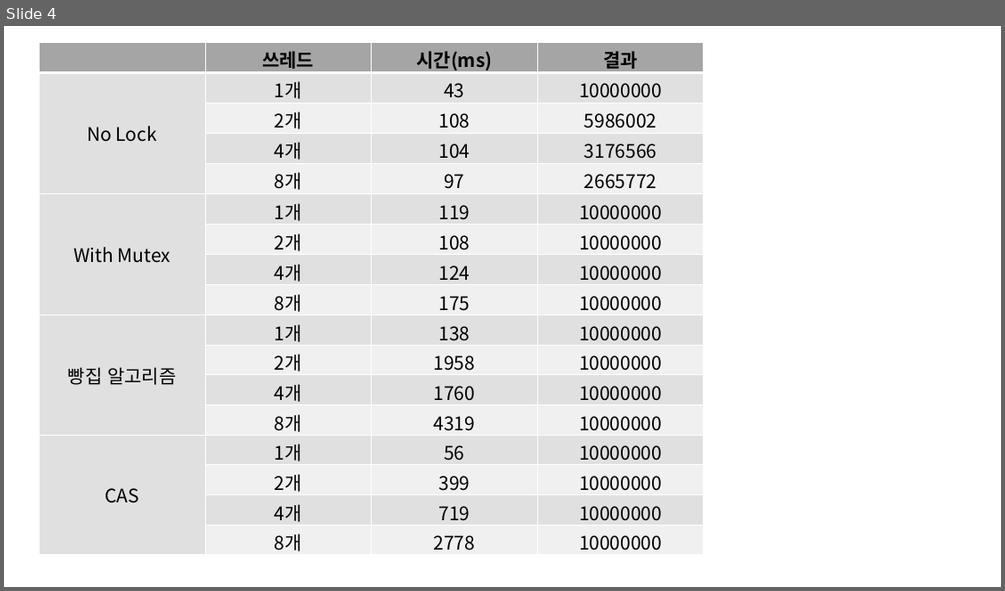
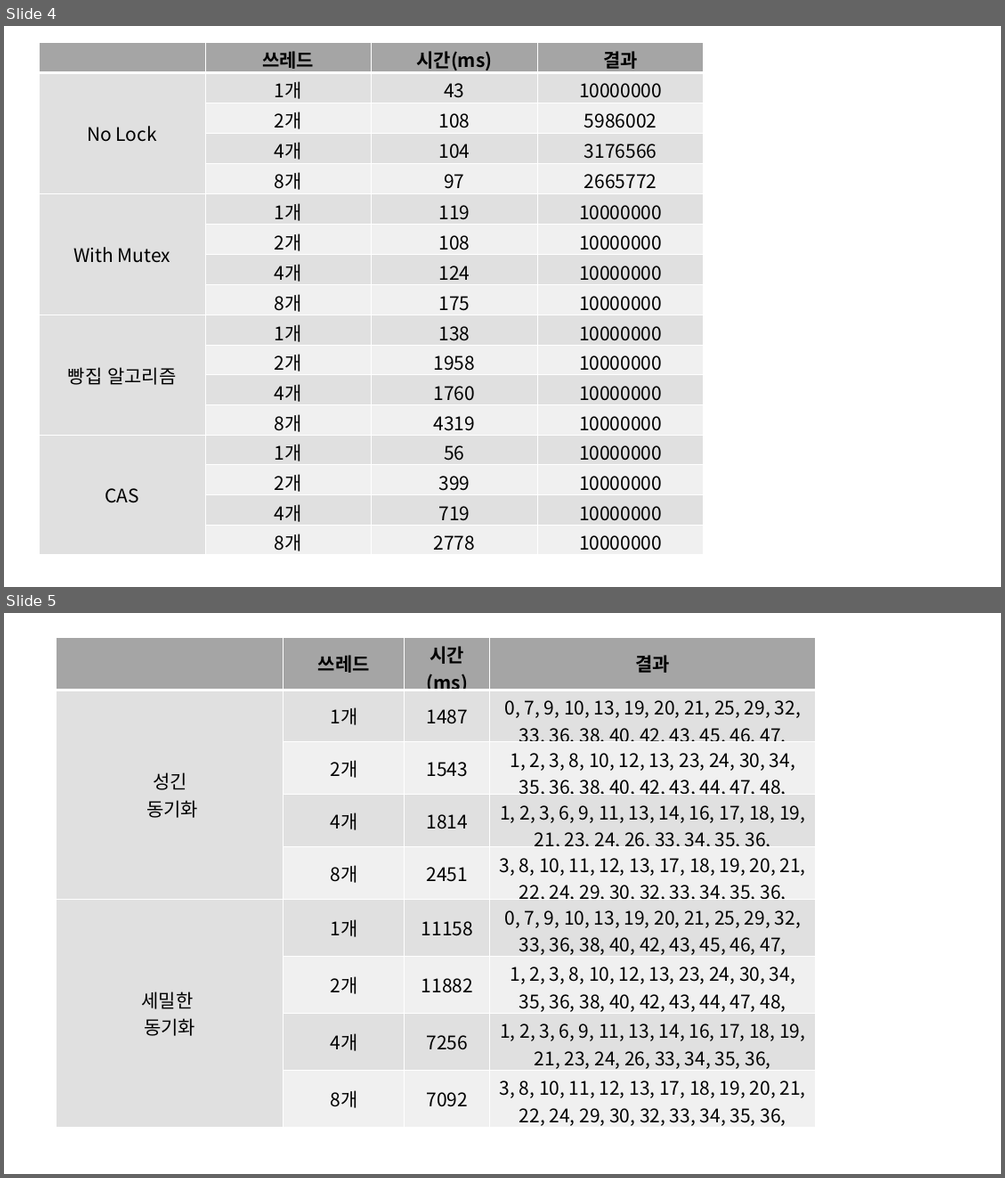
Before and after one commit to scoke0801/2021_Multicore, a slide deck: 표정리.pptx. Shown one above the other, each under a label of ours: slide 4 before the commit, slides 4 and 5 after it. The pictures are 1005x591 and 1005x1178 pixels, drawn with LibreOffice and Linux fonts; fonts in the diff are those of the drawing. Boxes give left, top, right and bottom in pixels: in the first picture for what was removed or moved away, otherwise in the second. Text is boxed around its words. In the diff, an @@ line names an element or a change of style, - is before the commit and + after.

```diff
--- a/표정리.pptx
+++ b/표정리.pptx
@@ slide 5 added at box(4, 613, 1001, 1174), background #FFFFFF @@
@@ table added at box(57, 638, 816, 1129), 9 rows, 4 columns @@
+ | 쓰레드 | 시간(ms) | 결과
+성긴 / 동기화 | 1개 | 1487 | 0, 7, 9, 10, 13, 19, 20, 21, 25, 29, 32, 33, 36, 38, 40, 42, 43, 45, 46, 47,
+ | 2개 | 1543 | 1, 2, 3, 8, 10, 12, 13, 23, 24, 30, 34, 35, 36, 38, 40, 42, 43, 44, 47, 48,
+ | 4개 | 1814 | 1, 2, 3, 6, 9, 11, 13, 14, 16, 17, 18, 19, 21, 23, 24, 26, 33, 34, 35, 36,
+ | 8개 | 2451 | 3, 8, 10, 11, 12, 13, 17, 18, 19, 20, 21, 22, 24, 29, 30, 32, 33, 34, 35, 36,
+세밀한 / 동기화 | 1개 | 11158 | 0, 7, 9, 10, 13, 19, 20, 21, 25, 29, 32, 33, 36, 38, 40, 42, 43, 45, 46, 47,
+ | 2개 | 11882 | 1, 2, 3, 8, 10, 12, 13, 23, 24, 30, 34, 35, 36, 38, 40, 42, 43, 44, 47, 48,
+ | 4개 | 7256 | 1, 2, 3, 6, 9, 11, 13, 14, 16, 17, 18, 19, 21, 23, 24, 26, 33, 34, 35, 36,
+ | 8개 | 7092 | 3, 8, 10, 11, 12, 13, 17, 18, 19, 20, 21, 22, 24, 29, 30, 32, 33, 34, 35, 36,
```
Also in this commit, not shown: 6 other files.
